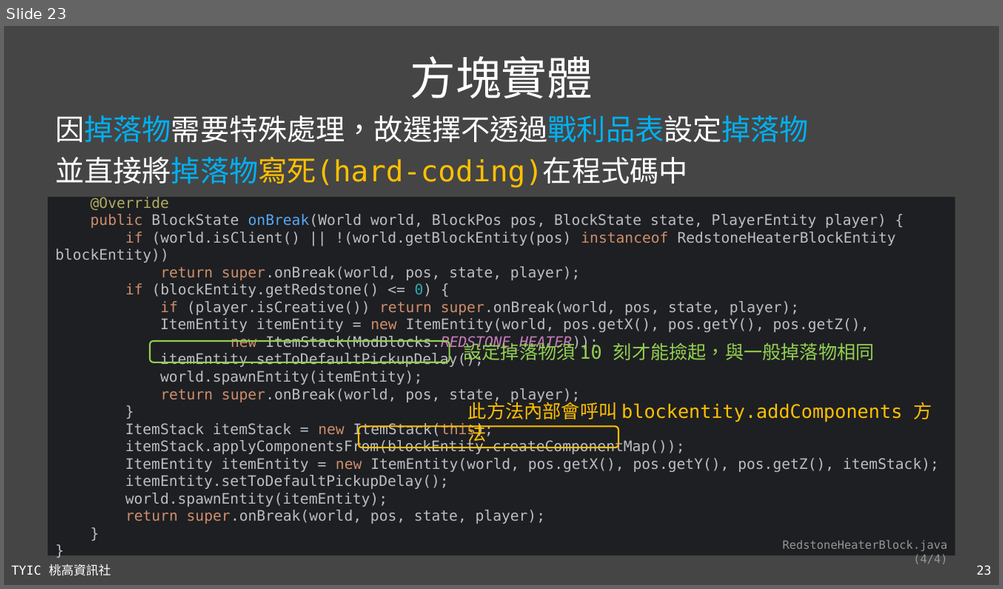
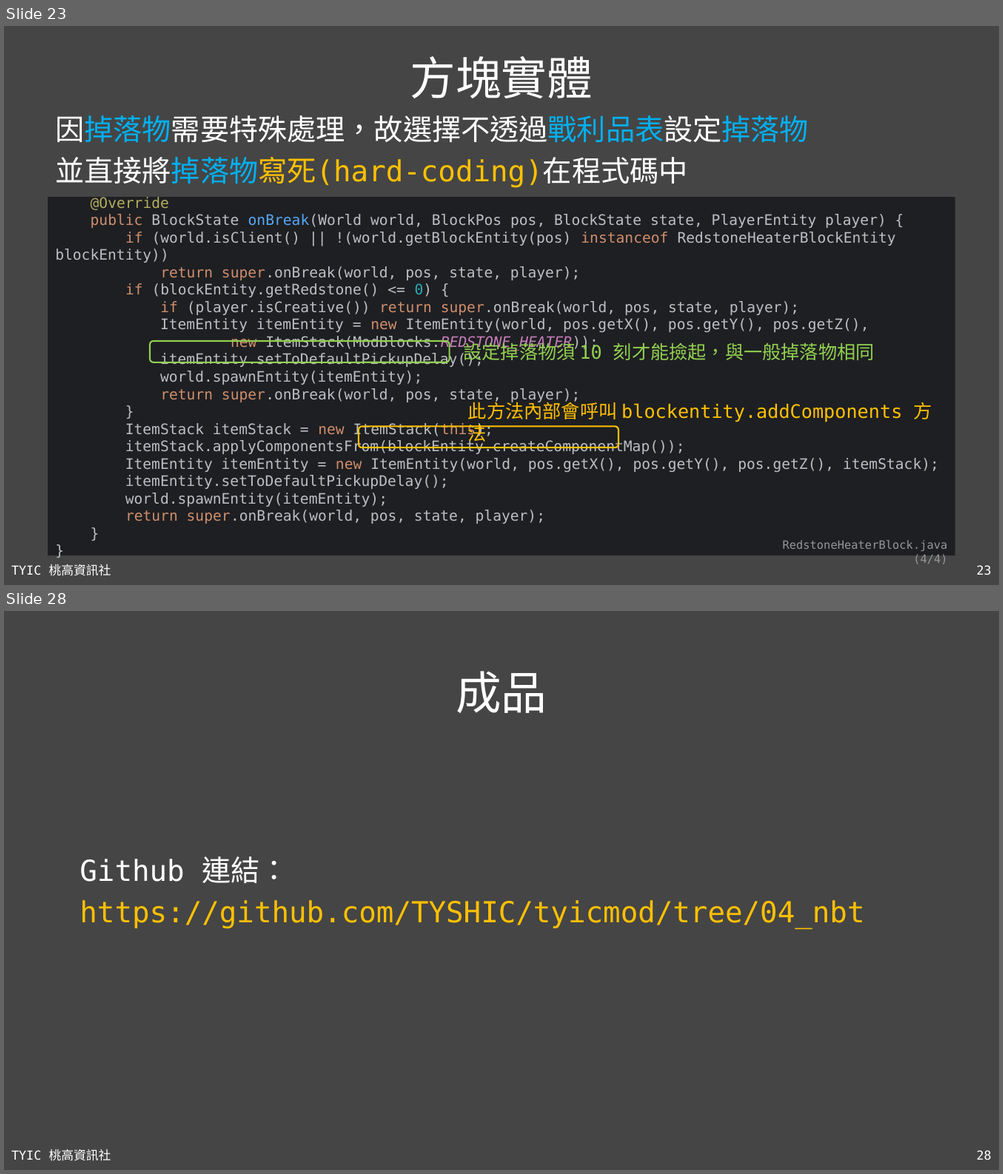
Before and after one commit to TYSHIC/slides, a slide deck: ppt/54_Java 專案：NBT.pptx. Shown one above the other, each under a label of ours: slide 23 before the commit, slides 23 and 28 after it; the slides between them are not shown. The pictures are 1003x589 and 1003x1174 pixels, drawn with LibreOffice and Linux fonts; fonts in the diff are those of the drawing. Boxes give left, top, right and bottom in pixels: in the first picture for what was removed or moved away, otherwise in the second. Text is boxed around its words. In the diff, an @@ line names an element or a change of style, - is before the commit and + after.

```diff
--- a/ppt/54_Java 專案：NBT.pptx
+++ b/ppt/54_Java 專案：NBT.pptx
@@ slide 28 added at [4,611,999,1170], background #454545; not listed: 2 template elements that a slide beside it also shows @@
@@ title added at [455,671,546,713], 44 pt, text #FFFFFF @@
+成品
@@ text added at [79,857,864,930], 28 pt, text #FFC000 @@
+Github 連結：
+https://github.com/TYSHIC/tyicmod/tree/04_nbt
```
Also in this commit, not shown: 3 slides changed, 2 other slides added, 1 slide removed, 10 other files.
